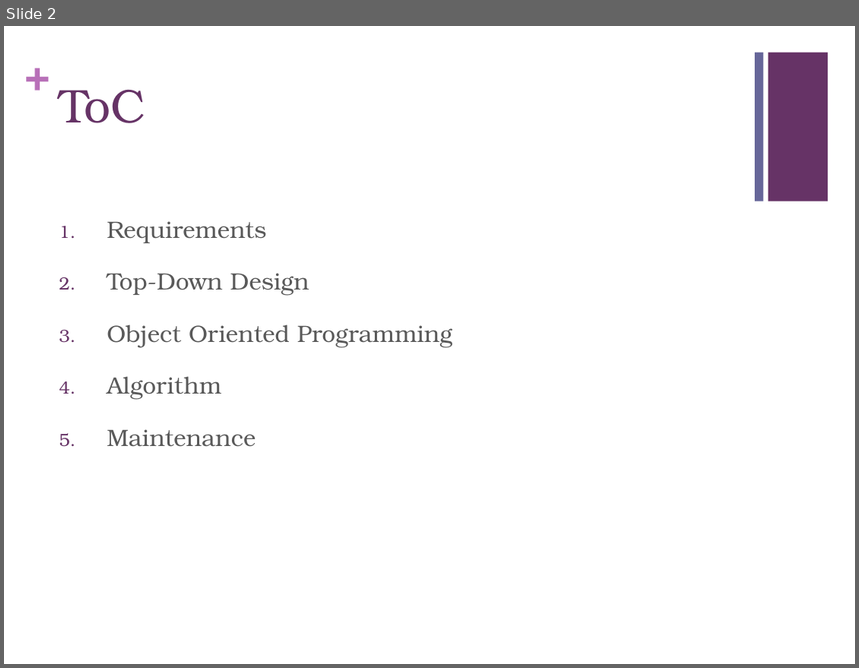
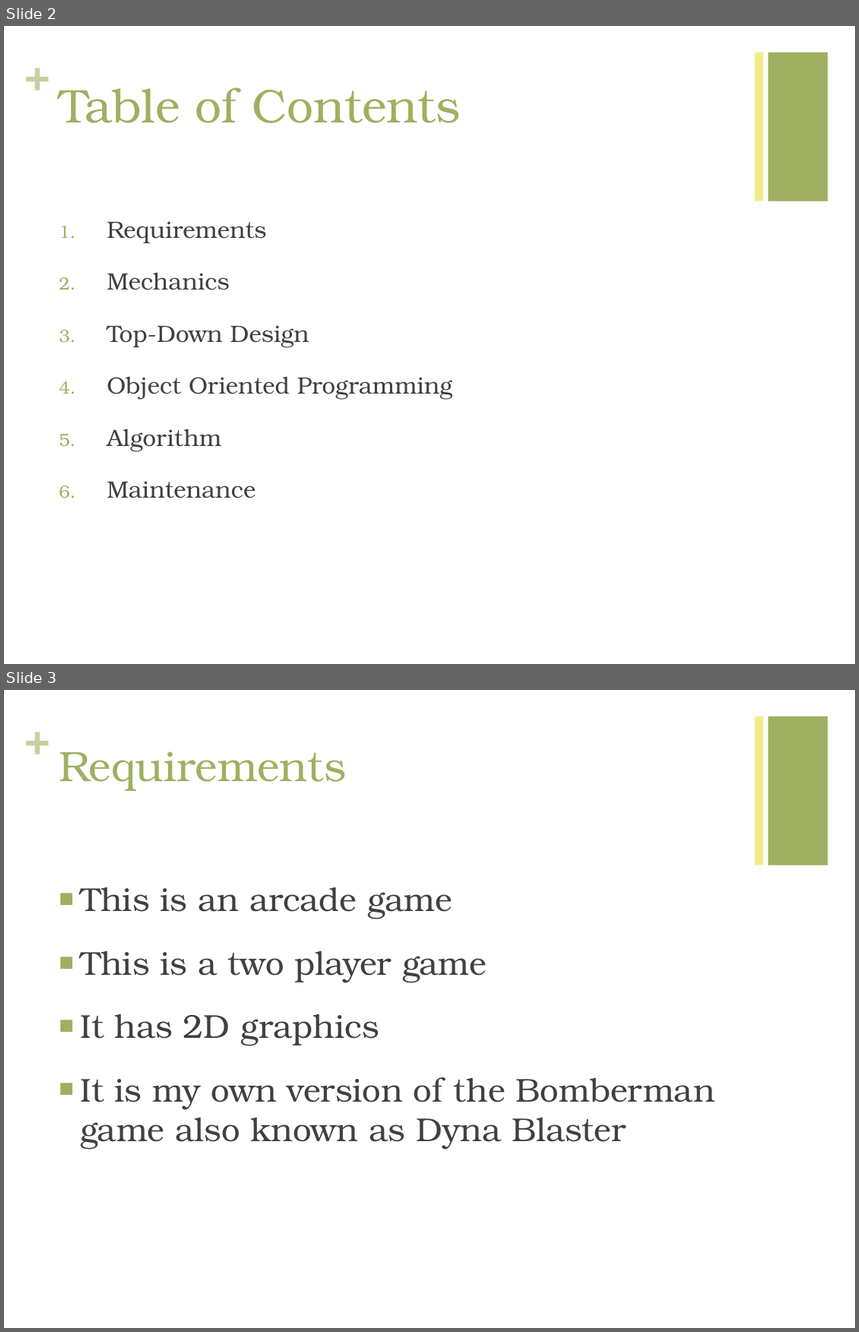
Before and after one commit to juangonzalez/Juan, a slide deck: BomberJuan.pptx. Shown one above the other, each under a label of ours: slide 2 before the commit, slides 2 and 3 after it. The pictures are 859x668 and 859x1332 pixels, drawn with LibreOffice and Linux fonts; fonts in the diff are those of the drawing. Boxes give left, top, right and bottom in pixels: in the first picture for what was removed or moved away, otherwise in the second. Text is boxed around its words. In the diff, an @@ line names an element or a change of style, - is before the commit and + after.

```diff
--- a/BomberJuan.pptx
+++ b/BomberJuan.pptx
@@ slide 3 added at <box>4,690,855,1328</box>, background #FFFFFF; not listed: 3 template elements that a slide beside it also shows @@
@@ title added at <box>59,752,346,791</box>, 36 pt, text #9EB060 @@
+Requirements
@@ text added at <box>80,887,715,1150</box>, 28 pt, text #404040 @@
+■ This is an arcade game
+■ This is a two player game
+■ It has 2D graphics
+■ It is my own version of the Bomberman game also known as Dyna Blaster
@@ slide 2 changed as well @@
@@ text "+" at <box>25,47,49,99</box>: text colour #B870B8 to #C5D0A0 @@
@@ rectangle at <box>755,53,763,202</box>: fill #666699 to #F2EC86 @@
@@ rectangle at <box>769,53,828,202</box>: fill #663366 to #9EB060 @@
@@ title at <box>59,88,460,123</box>: text changed; text colour #663366 to #9EB060 @@
-ToC
+Table of Contents
@@ text at <box>107,221,452,499</box>: text colour #595959 to #404040 in "Requirements", "Top-Down Design", "Object Oriented Programming", "Algorithm" and 1 more places; bullet colour #663366 to #9EB060 @@
@@ text at <box>107,272,230,290</box>: paragraph added @@
+2. Mechanics
```
Also in this commit, not shown: 9 other slides changed, 4 other files.
